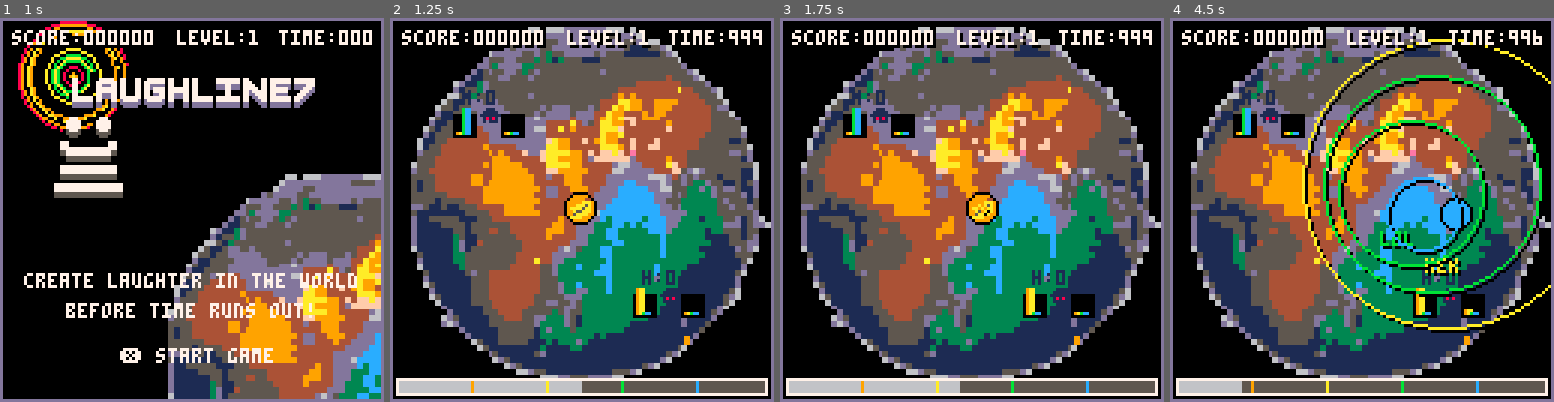
Above: before the commit, frames 1-4 (left to right).
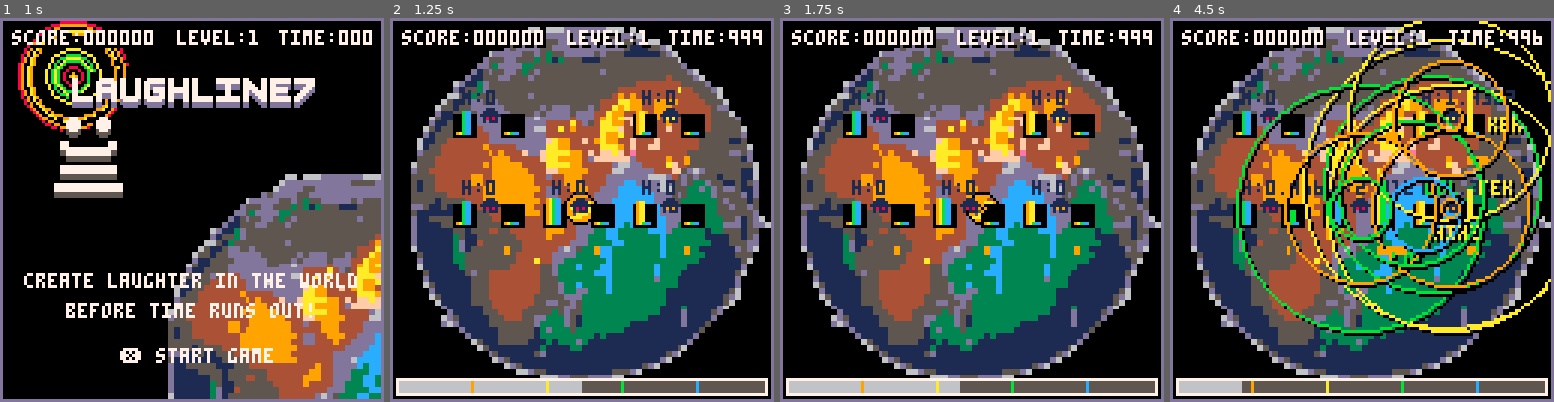
Above: after the commit, the same moments.

Repository: wakass/laughline
Game: PICO-8 cartridge ggj.p8
Two runs of this game, one before a commit and one after it. Both use one fixed random seed, a clock stepped at 60 frames per second and the inputs below.
Inputs:
- Up to frame 1 (1 s): tap X (X key) at 0.33 s; tap O (Z key) at 0.7 s
- Up to frame 2 (1.25 s): tap X (X key) at 1.07 s
- Up to frame 3 (1.75 s): hold Right from 1.6 s (still down); tap O (Z key) at 1.7 s
- Up to frame 4 (4.5 s): tap X (X key) at 1.85, 2.97, 4.08 s; release Right at 2.1 s; tap O (Z key) every 0.4 s from 2.1 to 4.1 s; hold Up 2.15-2.42 s; hold Right 2.47-3.03 s; hold Left 3.08-3.58 s; hold Down 3.63-3.97 s; hold Right from 4.02 s (still down)

Frame 1 is identical in both runs. In frame 2, 5.6% of the frame differs, in the area x 16-83%, y 18-86%; in frame 3, 5.6%; in frame 4, 16%, in the area x 16-100%, y 0-86%.

Commit message:
Implemented humor decay and triggering mechanism for cities.
- first proper level? Single city in middle communicating between left/right cities with no humor-overlap
- rate limiting humor emission from cities
- rate decay of humor
- other stuff..messy commit, spritesheet not entirely correct?

Diff:
--- a/entities/city.lua
+++ b/entities/city.lua
@@ -1,5 +1,6 @@
 --Frame sensitivity for humors
 n_forget_frames = 300
+n_humor_rate_max= 0.5 --rate per second
 
 -- city
 city=entity:extend({
@@ -10,23 +11,29 @@
 	humor_level=0,
 	humor_treshold=1,
 	humor_sensitivity={},
-	humor_level_per_type={0,0,0,0},
-	humor_decay=0,
 	seen_humors = {}, --humors seen
 
 	init=function(_ENV)
 		entity.init(_ENV)
 		humor_level_per_type={0,0,0,0}
+		seen_humors={}
+		humor_level=0
+		last_emitted_time=0
+		max_timer=0
 	end,
 
 	update=function(_ENV)
+		prune_seen_humors(_ENV) -- Remove any seen humours that have xpired
+
+		max_timer = max(0,max_timer-1)
+
 		-- decay humor level over time
-		humor_level-=humor_decay
-
-		-- increase humor level of touched by humor
-		-- if true then
-		-- 	humor_level+=humor_sensitivity
-		-- end
+		for i,l in ipairs(humor_level_per_type) do
+			humor_level_per_type[i] -= humor_decay
+			if humor_level_per_type[i] <0 then
+				humor_level_per_type[i]=0
+			end
+		end
 
 		-- Find total humor level and possible trigger
 		-- Make a squares weight for humor level
@@ -40,44 +47,37 @@
 		likelihoods = {}
 		for i,n in ipairs(humor_sensitivity) do
 			l = n*rnd()
-			-- printh(l)
 			add(likelihoods, l)
 		end
 
-		local max_index = 0
-		local max_value = 0
-		for idx,val in ipairs(likelihoods) do
-			if (val > max_value) then
-				max_value = val
-				max_index = idx
+		k,v = max_table(likelihoods, function(a,b) return a < b end)
+
+		emit_humor_type = k
+		if humor_level >= humor_treshold then
+			-- printh("Got triggered, emitting from id: " .. id)
+			-- printh(humor_level)
+			if (max_timer == 0) then
+				max_timer = n_humor_rate_max*30
+				humor({
+					x=x,
+					y=y,
+					type=emit_humor_type,
+					max_size=rnd(20)+30,
+					orig_id=id
+				})
 			end
 		end
 
-		emit_humor_type = idx
-		-- printh("city id :" .. id .. "h: ".. k .. "level:" .. humor_level_per_type[3])
-
-		if humor_level >= humor_treshold then
-			humor({
-				x=x,
-				y=y,
-				type=emit_humor_type,
-				max_size=rnd(20)+30,
-			})
-			humor_level = 0
-		end
-
-		prune_seen_humors(_ENV) -- Remove any seen humours that have xpired
 	end,
 
 	process_incoming_humor=function(_ENV, h, distance)
 		-- the humor that hit is weighted by sensitivity and distance/2
-		printh("Process humor type: ".. h.type .. "city id: " .. id)
 		assert(h.type >0)
 		if (flr(h.type) > n_humor_types) then
 			printh("BUG!: ".. h.type)
 			return --bug fix
 		end
-		humor_level_per_type[h.type] += humor_sensitivity[h.type]/distance^2
+		humor_level_per_type[h.type] += humor_sensitivity[h.type]--/distance^1.5
 
 	end,
 
@@ -92,8 +92,10 @@
 			if (d < h.size and h.orig_id != id) then
 				if (process_seen(_ENV, h) == -1) then
 					-- Humor not seen yet, processing..
+					-- printh("Triggering h -- In city ".. id.. " Humor orig_id:" .. h.orig_id .. " humor id: " .. h.id)
 					process_incoming_humor(_ENV, h, d)
 				else
+					-- printh("Ignoring h -- In city ".. id.. " Humor orig_id:" .. h.orig_id .. " humor id: " .. h.id)
 					-- Ignore already seen humor
 				end
 			end
@@ -107,14 +109,14 @@
 
 		for i=1,n do
 			h_seen = seen_humors[i]
-			-- if humors is seen, reduce framecount
+			-- if humors is seen
 			if h_check.id == h_seen.id then
-				h_seen.frame -= 1
 				seen_index = i
 				break
 			end
 		end
 		if seen_index == -1 then
+			-- printh("New humor added to seen id: " .. h_check.id)
 			add(seen_humors,{id=h_check.id,frame=n_forget_frames})
 		end
 
@@ -122,9 +124,11 @@
 	end,
 
 	prune_seen_humors=function(_ENV)
-		-- Check for expired framecounts
+		-- Decrease seen humor and check for expired framecounts
 		for s in all(seen_humors) do
+			s.frame -= 1
 			if s.frame == 0 then
+				printh("City id: "..id.. " Seen humor id: " .. s.id .. "removed, reason: Expired")
 				del(seen_humors,s)
 			end
 		end
--- a/entities/entity.lua
+++ b/entities/entity.lua
@@ -24,7 +24,7 @@
 	h=8,
 
 	init=function(_ENV)
-		lastid = lastid + 1
+		lastid += 1
 		id = lastid
 
 		add(entity.pool,_ENV)
@@ -54,9 +54,12 @@
 	end,
 
 	destroy=function(_ENV)
+		-- delete first entity matching _ENV
 		del(entity.pool,_ENV)
 		if pool != entity.pool then
 			del(pool,_ENV)
 		end
+		-- printh("deleted:" .. id)
+		-- printh(#entity.pool)
 	end
 })
--- a/entities/humor.lua
+++ b/entities/humor.lua
@@ -10,6 +10,13 @@
 	text_py = 0,
 	text_id = 0,
 	text_fade = 30,
+
+	init=function(_ENV)
+
+		entity.init(_ENV)
+		-- orig_id=orig_id
+		-- printh("Humor create? orig_id:" .. orig_id .. ", id:"..id)
+	end,
 
 	update=function(_ENV)
 		if not muted then
--- a/entities/person.lua
+++ b/entities/person.lua
@@ -63,6 +63,7 @@
 					x=x,
 					y=y,
 					type=humor_type,
+					orig_id=id
 				})
 				energy-=energy_humor_costs
 			end
--- a/main.lua
+++ b/main.lua
@@ -5,7 +5,7 @@
 -- config
 time_limit=999
 n_humor_types=4
-n_cities=4
+n_cities=1
 
 -- globals
 score=0
--- a/scenes/game.lua
+++ b/scenes/game.lua
@@ -1,6 +1,9 @@
 local cities_list= {
-	{x=30,y=30,sens={0,0,1,1}},
-	{x=90,y=90,sens={1,1,0,0}}
+	{x=30,y=30,sens={0.0, 0.0,  0.8, 0.8}},
+	{x=30,y=60,sens={0.0, 0.0,  0.8, 0.8}},
+	{x=60,y=60,sens={1.0, 1.0,  1.0, 1.0}},
+	{x=90,y=30,sens={0.8, 0.8,  0.0, 0.0}},
+	{x=90,y=60,sens={0.8, 0.8,  0.0, 0.0}}
 }
 
 game_scene=scene:extend({
@@ -40,7 +43,7 @@
 				x=c.x,
 				y=c.y,
 				humor_type= rnd(n_humor_types),
-				humor_decay=rnd(10)/10,
+				humor_decay=1/30/1,
 				humor_sensitivity=c.sens,
 			})
 		end
--- a/scenes/title.lua
+++ b/scenes/title.lua
@@ -21,6 +21,7 @@
 				type=rnd(4),
 				max_size=rnd(150),
 				muted=true,
+				orig_id=id
 			})
 		end
 
--- a/tools/scenes.lua
+++ b/tools/scenes.lua
@@ -1,5 +1,5 @@
 -- scenes
-global=_ENV
+-- global=_ENV
 
 scene=class:extend({
 	current=nil,
